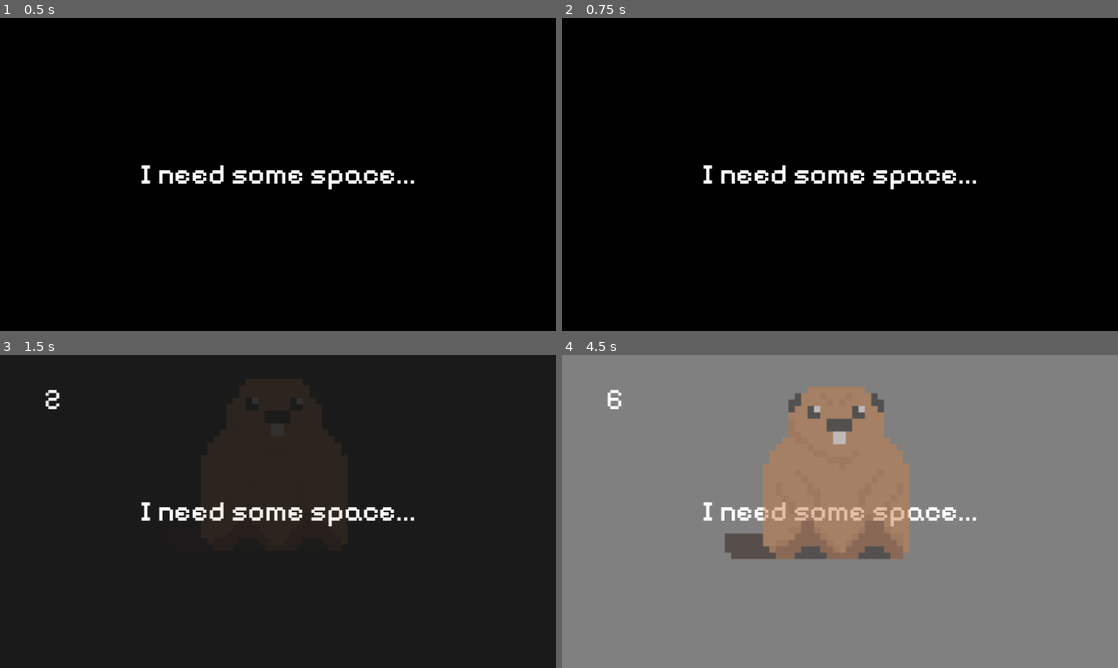
Above: before the commit, frames 1-4 (two rows, left to right).
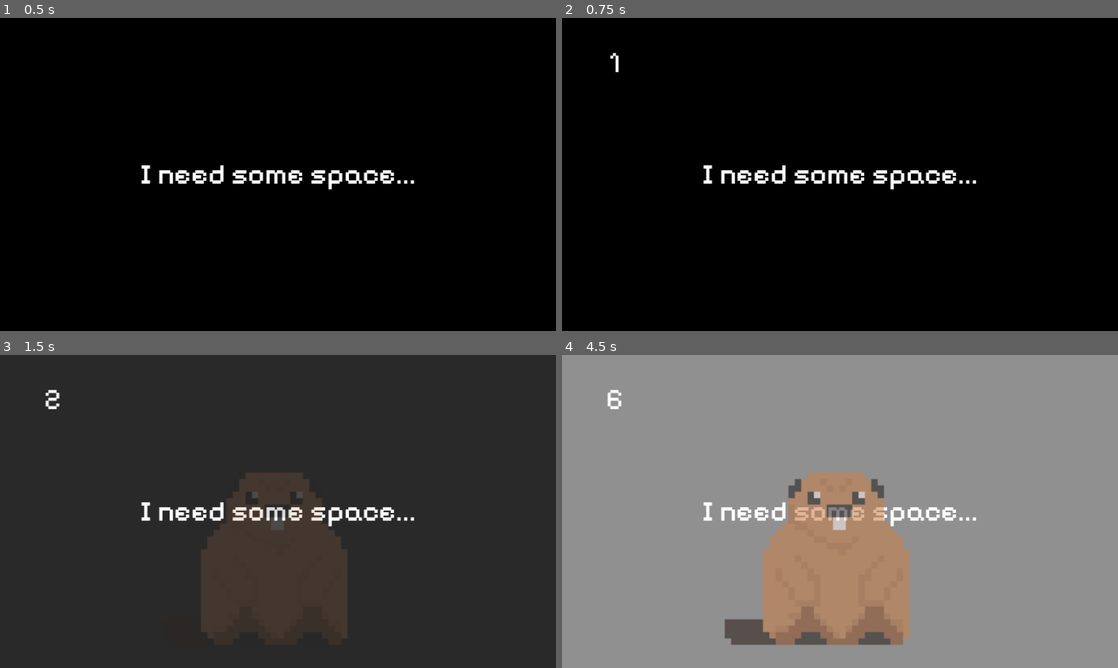
Above: after the commit, the same moments.

Repository: Janakanty/Bober
Game: Godot game, scene res://Src/Main/main.tscn
The game is run twice, just before and just after one commit, with the same random seed, the same clock (stepped at 60 frames per second) and the same inputs. Sound files missing from this copy of the repository are replaced by a short silence.
Inputs:
- Up to frame 1 (0.5 s): no input
- Up to frame 2 (0.75 s): tap Enter at 0.5 s; tap Space (Space) at 0.6 s
- Up to frame 3 (1.5 s): tap Space (Space) at 1.25, 1.35 s
- Up to frame 4 (4.5 s): tap Enter at 2, 3.5 s; tap Space (Space) at 2.1, 2.75, 2.85, 3.6, 4.25, 4.35 s

Frame 1 is identical in both runs. In frame 2, less than 0.1% of the frame differs, in the area x 8-11%, y 11-18%; in frame 3, 9.7%; in frame 4, 18%, in the area x 29-63%, y 10-93%.

Commit message:
40 steps

Diff:
--- a/Src/Bober/bober.gd
+++ b/Src/Bober/bober.gd
@@ -1,10 +1,13 @@
 extends Control
 
 var jump_high = -50
-var jump_min = -40
-var jump_max = -80
-var ground_position = 130
+var jump_min = 0
+var jump_max = -40
+var ground_position = 230
 var in_the_middle_of_the_jump: bool = false
+
+var speed_jump_top = 0.1#0.2
+var speed_jump_down = 0.05#0.1
 
 
 var tween: Tween
@@ -20,7 +23,7 @@
 		if tween:
 			tween.kill()
 		tween = create_tween()
-		tween.tween_property($TextureRect, "position", Vector2(430,jump_high), 0.2).set_trans(Tween.TRANS_CIRC)#
+		tween.tween_property($TextureRect, "position", Vector2(430,jump_high), speed_jump_top).set_trans(Tween.TRANS_CIRC)#
 		tween.finished.connect(Callable(self,"jump_back"))
 
 func jump_back():
@@ -28,7 +31,7 @@
 	if tween:
 			tween.kill()
 	tween = create_tween()
-	tween.tween_property($TextureRect, "position", Vector2(430,ground_position), 0.1).set_trans(Tween.TRANS_BACK)#Tween.TRANS_SINE
+	tween.tween_property($TextureRect, "position", Vector2(430,ground_position), speed_jump_down).set_trans(Tween.TRANS_BACK)#Tween.TRANS_SINE
 	tween.finished.connect(Callable(self,"end_jump"))
 
 func end_jump():
--- a/Src/Levels/Level1/level1.gd
+++ b/Src/Levels/Level1/level1.gd
@@ -128,15 +128,19 @@
 		43:
 			AudioManager.play_music("level1")
 			TopCenterText.text = "Beaver goes to his dream job"
+			$Flowers/flower1.visible = true
 		44:
-			pass
+			$Flowers/flower2.visible = true
 		45:
-			pass
+			$Flowers/flower3.visible = true
+			$Flowers/flower4.visible = true
 		46:
-			pass
+			$Flowers/flower5.visible = true
 		47:
-			pass
+			$Flowers/flower6.visible = true
+			$Flowers/flower7.visible = true
 		48:
+			$Flowers/flower8.visible = true
 			AudioManager.mute_layer("level1", ["kick"], false, 0.5)
 			AudioManager.mute_layer("level1", ["melody"], false, 0.5)
 		49:
--- a/Src/Levels/Level1/level1.tscn
+++ b/Src/Levels/Level1/level1.tscn
@@ -1,8 +1,11 @@
-[gd_scene load_steps=7 format=3 uid="uid://dyfyqatujs3ru"]
+[gd_scene load_steps=10 format=3 uid="uid://dyfyqatujs3ru"]
 
 [ext_resource type="Script" path="res://Src/Levels/Level1/level1.gd" id="1_nn46f"]
 [ext_resource type="FontFile" uid="uid://b60px2ei7ri4q" path="res://Fonts/static/PixelifySans-Medium.ttf" id="2_pfd31"]
 [ext_resource type="FontFile" uid="uid://ddyomuokba3cl" path="res://Fonts/static/PixelifySans-Regular.ttf" id="3_nsnua"]
+[ext_resource type="Texture2D" uid="uid://4pei17hbt86b" path="res://Graphics/Level1/Flower_3.png" id="4_bll5n"]
+[ext_resource type="Texture2D" uid="uid://byx723uglmmd1" path="res://Graphics/Level1/Flower_2.png" id="5_hyhi0"]
+[ext_resource type="Texture2D" uid="uid://eapn7lmmj73w" path="res://Graphics/Level1/Flower_1.png" id="6_577l2"]
 
 [sub_resource type="LabelSettings" id="LabelSettings_ypocg"]
 font = ExtResource("3_nsnua")
@@ -76,3 +79,97 @@
 label_settings = SubResource("LabelSettings_cri2g")
 horizontal_alignment = 1
 vertical_alignment = 1
+
+[node name="Flowers" type="Control" parent="."]
+layout_mode = 1
+anchors_preset = 15
+anchor_right = 1.0
+anchor_bottom = 1.0
+grow_horizontal = 2
+grow_vertical = 2
+
+[node name="flower1" type="TextureRect" parent="Flowers"]
+visible = false
+layout_mode = 0
+offset_left = 1540.0
+offset_top = 781.0
+offset_right = 1620.0
+offset_bottom = 861.0
+scale = Vector2(2.5, 2.5)
+texture = ExtResource("4_bll5n")
+
+[node name="flower8" type="TextureRect" parent="Flowers"]
+visible = false
+layout_mode = 0
+offset_left = 1045.0
+offset_top = 573.0
+offset_right = 1125.0
+offset_bottom = 653.0
+scale = Vector2(2.5, 2.5)
+texture = ExtResource("4_bll5n")
+
+[node name="flower2" type="TextureRect" parent="Flowers"]
+visible = false
+layout_mode = 0
+offset_left = 140.0
+offset_top = 760.0
+offset_right = 220.0
+offset_bottom = 840.0
+scale = Vector2(2.5, 2.5)
+texture = ExtResource("4_bll5n")
+
+[node name="flower3" type="TextureRect" parent="Flowers"]
+visible = false
+layout_mode = 0
+offset_left = 449.0
+offset_top = 521.0
+offset_right = 529.0
+offset_bottom = 601.0
+scale = Vector2(2.5, 2.5)
+texture = ExtResource("5_hyhi0")
+
+[node name="flower4" type="TextureRect" parent="Flowers"]
+visible = false
+layout_mode = 0
+offset_left = 1300.0
+offset_top = 578.0
+offset_right = 1380.0
+offset_bottom = 658.0
+scale = Vector2(2.5, 2.5)
+texture = ExtResource("6_577l2")
+
+[node name="flower7" type="TextureRect" parent="Flowers"]
+visible = false
+layout_mode = 0
+offset_left = 477.0
+offset_top = 771.0
+offset_right = 557.0
+offset_bottom = 851.0
+scale = Vector2(2.5, 2.5)
+texture = ExtResource("6_577l2")
+
+[node name="flower6" type="TextureRect" parent="Flowers"]
+visible = false
+z_index = 1
+layout_mode = 0
+offset_left = 1011.0
+offset_top = 792.0
+offset_right = 1091.0
+offset_bottom = 872.0
+scale = Vector2(2.5, 2.5)
+texture = ExtResource("5_hyhi0")
+
+[node name="flower5" type="TextureRect" parent="Flowers"]
+visible = false
+layout_mode = 0
+offset_left = 166.0
+offset_top = 541.0
+offset_right = 246.0
+offset_bottom = 621.0
+scale = Vector2(2.5, 2.5)
+texture = ExtResource("6_577l2")
+
+[node name="TextureRect" type="TextureRect" parent="."]
+layout_mode = 0
+offset_right = 1289.0
+offset_bottom = 1074.0
--- /dev/null
+++ b/Src/Trophies/Star.tscn
@@ -0,0 +1,3 @@
+[gd_scene format=3 uid="uid://cu6dr1qfoenv3"]
+
+[node name="GPUParticles2D" type="GPUParticles2D"]
Binary file added: Graphics/Level1/Cloud_1.png
Not shown, added: Graphics/Level1/Cloud_1.png.import
Binary file added: Graphics/Level1/Cloud_2.png
Not shown, added: Graphics/Level1/Cloud_2.png.import
Binary file added: Graphics/Level1/Cloud_3.png
Not shown, added: Graphics/Level1/Cloud_3.png.import
Binary file added: Graphics/Level1/Flower_1.png
Not shown, added: Graphics/Level1/Flower_1.png.import
Binary file added: Graphics/Level1/Flower_2.png
Not shown, added: Graphics/Level1/Flower_2.png.import
Binary file added: Graphics/Level1/Flower_3.png
Not shown, added: Graphics/Level1/Flower_3.png.import
(and 10 more such lines)
